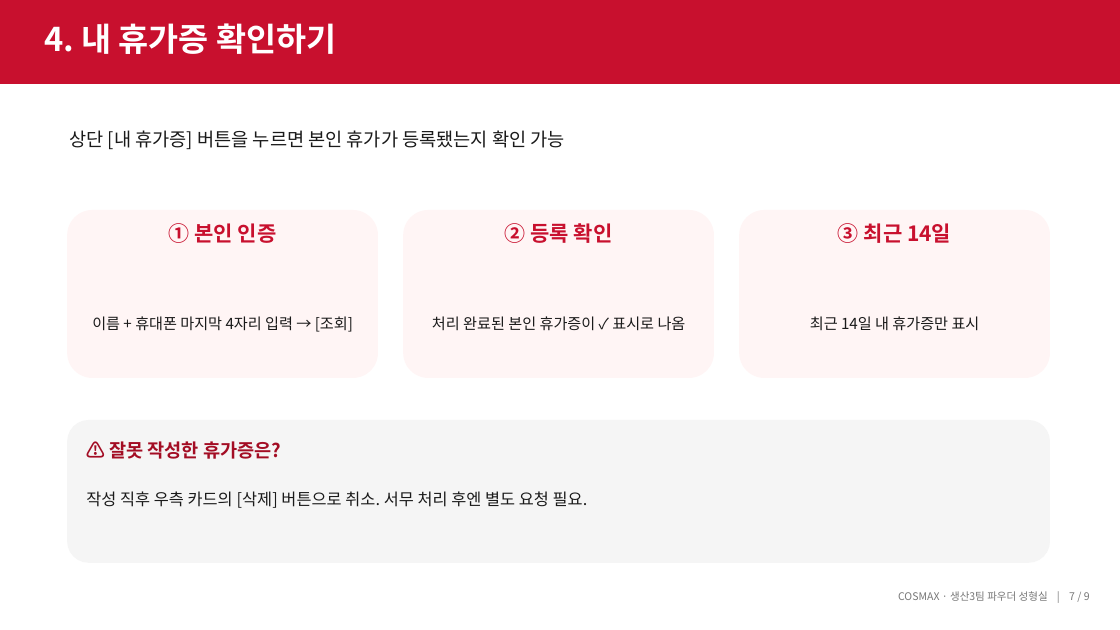
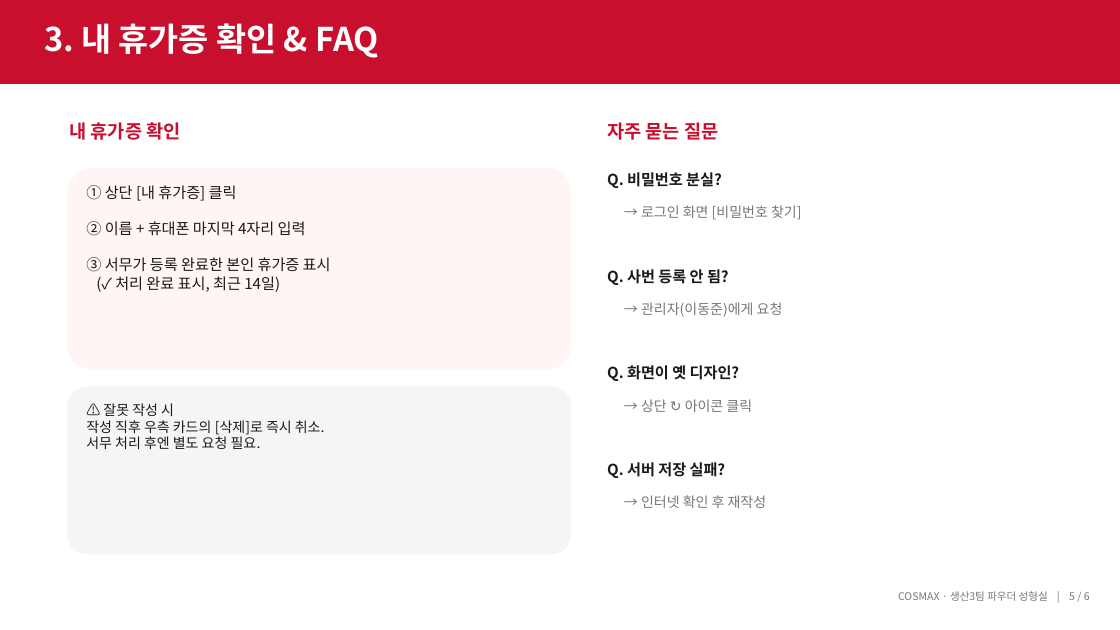
Before and after one commit to djlee-cosmax/Vacation-Permit-Auto-System, a slide deck: slide 5 of docs/휴가증 자동 반영 프로그램 안내 (작업자용).pptx (slide 7 before the commit). Drawn at 1120x630 pixels with LibreOffice and Linux fonts; fonts in the diff are those of the drawing. Boxes give left, top, right and bottom in pixels: in the first picture for what was removed or moved away, otherwise in the second. Text is boxed around its words. In the diff, an @@ line names an element or a change of style, - is before the commit and + after.

Commit message:
작업자 안내 PPT를 6장으로 간결화

```diff
--- a/docs/휴가증 자동 반영 프로그램 안내 (작업자용).pptx
+++ b/docs/휴가증 자동 반영 프로그램 안내 (작업자용).pptx
@@ text at (44,23,378,58): text changed @@
-4. 내 휴가증 확인하기
+3. 내 휴가증 확인 & FAQ
@@ text at (70,122,180,140): text changed; text colour #1A1A1A to #C8102E; bold on @@
-상단 [내 휴가증] 버튼을 누르면 본인 휴가가 등록됐는지 확인 가능
+내 휴가증 확인
@@ text added at (607,122,718,140), 16 pt, text #C8102E, bold @@
+자주 묻는 질문
@@ rounded rectangle: place and size @@
-rounded rectangle at (67,210,378,378)
+rounded rectangle at (67,168,571,370)
@@ rounded rectangle at (67,168,571,370): proportions changed @@
@@ text added at (607,172,722,188), 13 pt, text #1A1A1A, bold @@
+Q. 비밀번호 분실?
@@ text at (86,185,331,292): text changed; size 18 to 13 pt; text colour #C8102E to #1A1A1A; bold off @@
-① 본인 인증
+① 상단 [내 휴가증] 클릭
+② 이름 + 휴대폰 마지막 4자리 입력
+③ 서무가 등록 완료한 본인 휴가증 표시
+(✓ 처리 완료 표시, 최근 14일)
@@ text added at (641,205,802,220), 12 pt, text #777777 @@
+→ 로그인 화면 [비밀번호 찾기]
@@ rounded rectangle removed at (403,210,714,378) @@
@@ text removed at (505,223,613,243) @@
-② 등록 확인
@@ rounded rectangle removed at (739,210,1050,378) @@
@@ text at (607,269,729,285): text changed; size 18 to 13 pt; text colour #C8102E to #1A1A1A @@
-③ 최근 14일
+Q. 사번 등록 안 됨?
@@ text "→ 관리자(이동준)에게 요청" at (641,302,783,317): vertical alignment middle to top @@
@@ text removed at (92,316,353,332) @@
-이름 + 휴대폰 마지막 4자리 입력 → [조회]
@@ text removed at (432,316,686,331) @@
-처리 완료된 본인 휴가증이 ✓ 표시로 나옴
@@ text at (641,302,783,317): text changed; size 13 to 12 pt; text colour #1A1A1A to #777777 @@
-최근 14일 내 휴가증만 표시
+→ 관리자(이동준)에게 요청
@@ rounded rectangle at (67,386,571,555): proportions changed @@
@@ rounded rectangle: place and size @@
-rounded rectangle at (67,420,1050,563)
+rounded rectangle at (67,386,571,555)
@@ text added at (607,365,739,381), 13 pt, text #1A1A1A, bold @@
+Q. 화면이 옛 디자인?
@@ text at (86,403,325,449): text changed; size 14 to 12 pt @@
-작성 직후 우측 카드의 [삭제] 버튼으로 취소. 서무 처리 후엔 별도 요청 필요.
+⚠️ 잘못 작성 시
+작성 직후 우측 카드의 [삭제]로 즉시 취소.
+서무 처리 후엔 별도 요청 필요.
@@ text added at (641,399,752,412), 12 pt, text #777777 @@
+→ 상단 ↻ 아이콘 클릭
@@ text removed at (109,441,281,459) @@
-⚠️ 잘못 작성한 휴가증은?
@@ text added at (607,462,726,478), 13 pt, text #1A1A1A, bold @@
+Q. 서버 저장 실패?
@@ text added at (641,495,767,508), 12 pt, text #777777 @@
+→ 인터넷 확인 후 재작성
@@ text at (898,591,1090,601): text changed @@
-COSMAX · 생산3팀 파우더 성형실 | 7 / 9
+COSMAX · 생산3팀 파우더 성형실 | 5 / 6
```
Also in this commit, not shown: 3 other slides changed, 1 slide added, 4 slides removed, 1 other file.
